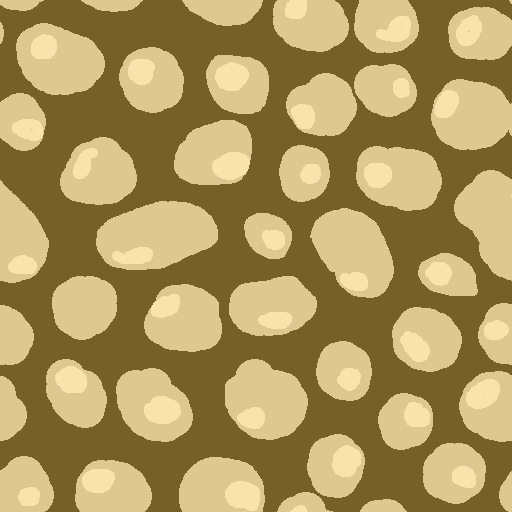
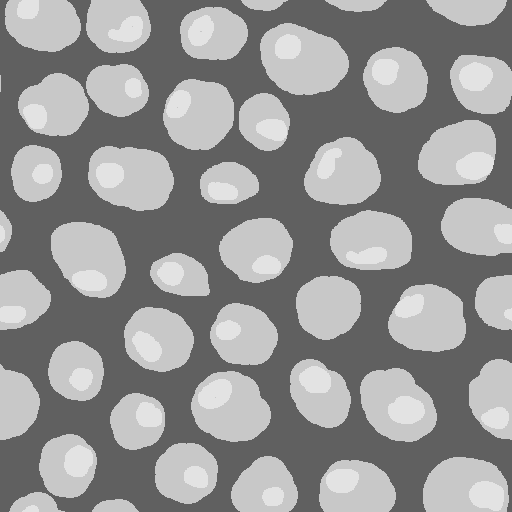
Layers edited between the first and the second (512, 512) image:
hid "Layer 3" over [0, 0, 512, 512]
painted on "Layer 2" over [0, 0, 512, 512]
